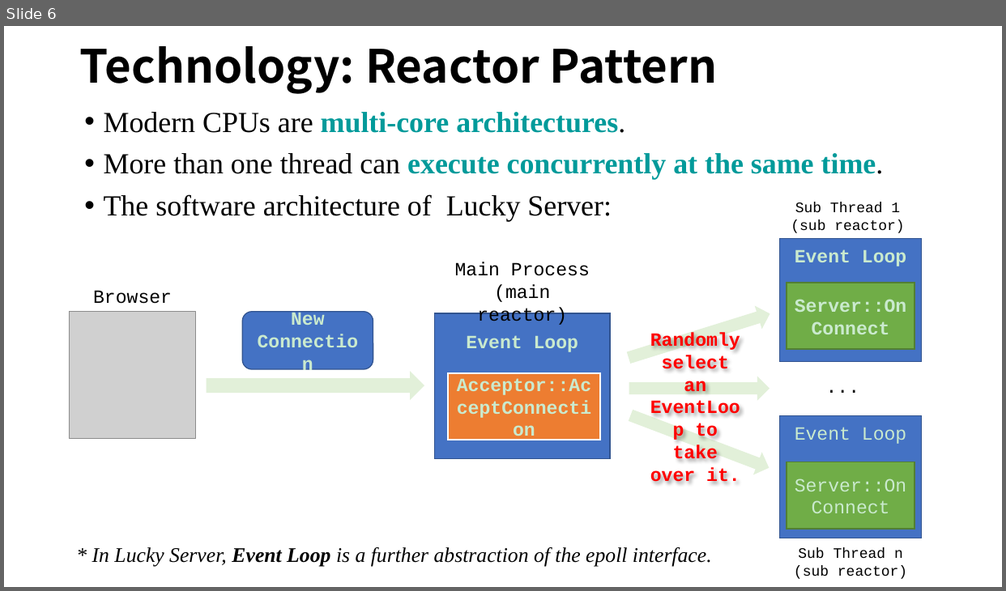
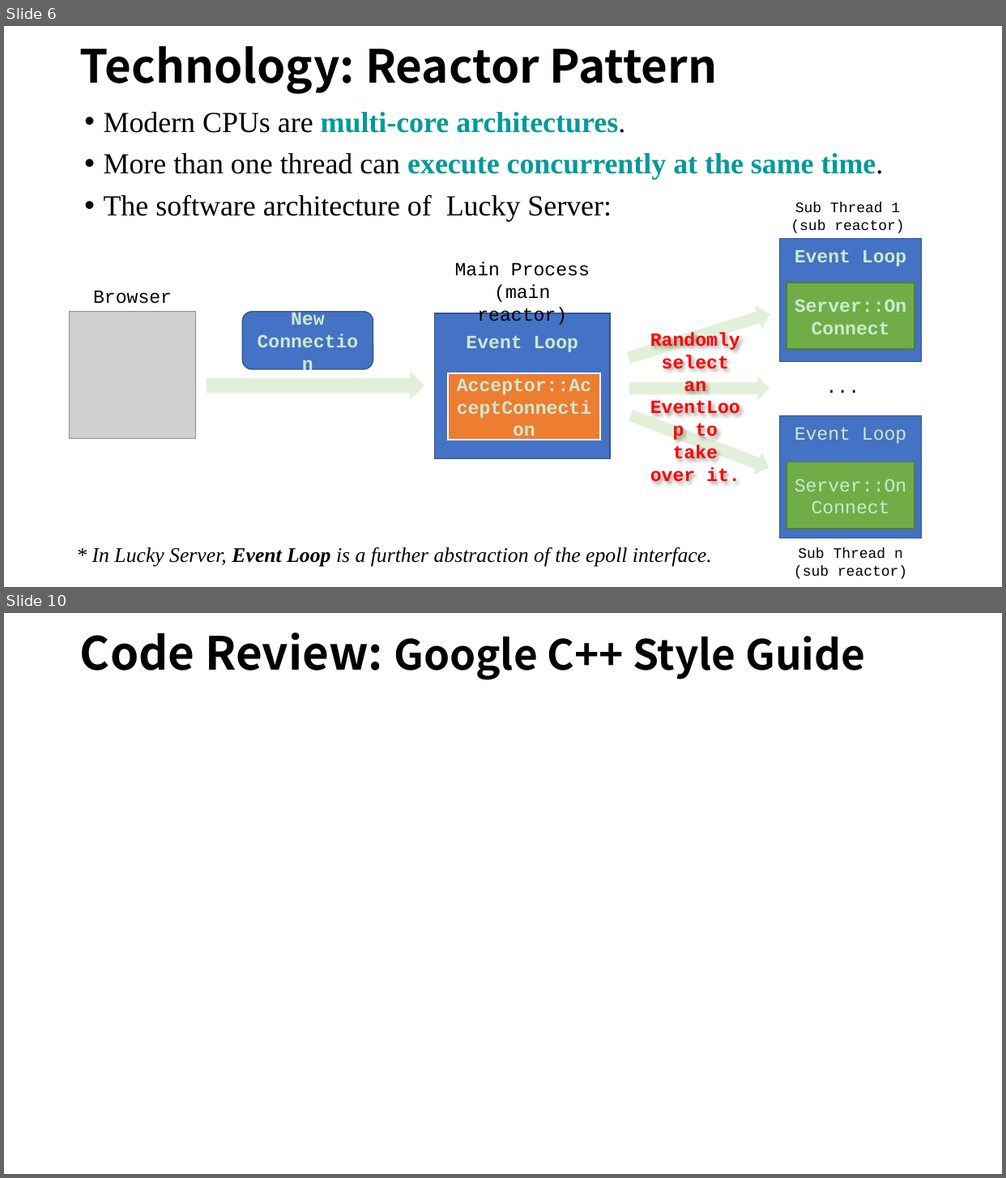
Before and after one commit to WU-SUNFLOWER/LuckyServer, a slide deck: docs/LuckyServer.pptx. Shown one above the other, each under a label of ours: slide 6 before the commit, slides 6 and 10 after it; the slides between them are not shown. The pictures are 1006x591 and 1006x1178 pixels, drawn with LibreOffice and Linux fonts; fonts in the diff are those of the drawing; grey boxes stand for pictures; background and template pictures are left out. Boxes give left, top, right and bottom in pixels: in the first picture for what was removed or moved away, otherwise in the second. Text is boxed around its words. In the diff, an @@ line names an element or a change of style, - is before the commit and + after.

```diff
--- a/docs/LuckyServer.pptx
+++ b/docs/LuckyServer.pptx
@@ slide 10 added at [4,613,1002,1174], background picture (left out) @@
@@ title added at [80,632,865,680], 40 pt, text #000000, bold @@
+Code Review: Google C++ Style Guide
```
Also in this commit, not shown: 2 slides changed, 5 other slides added.
